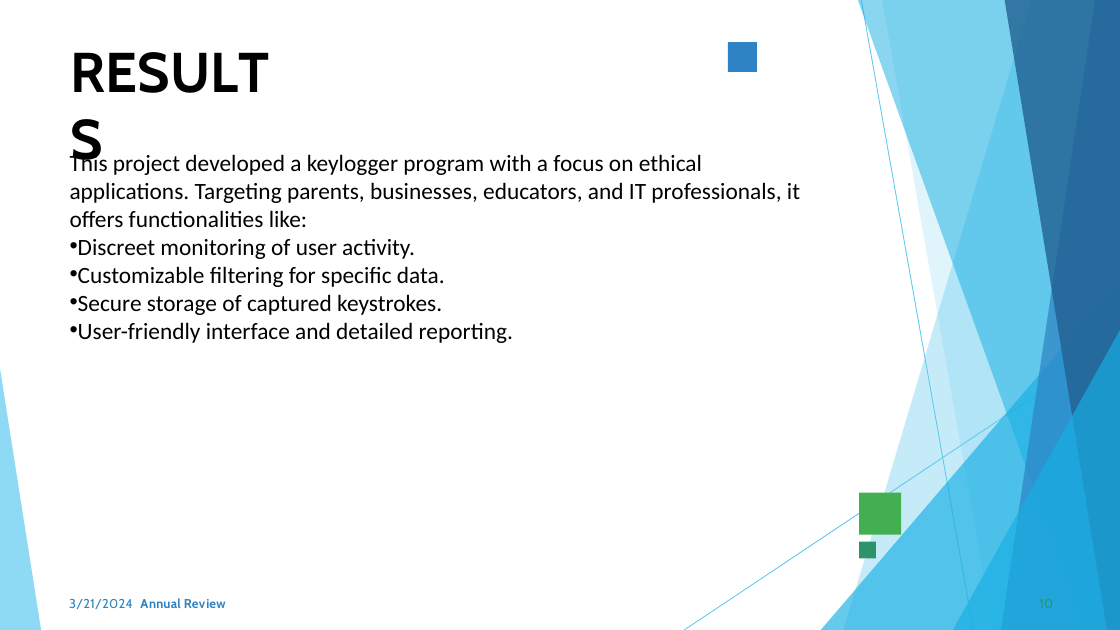
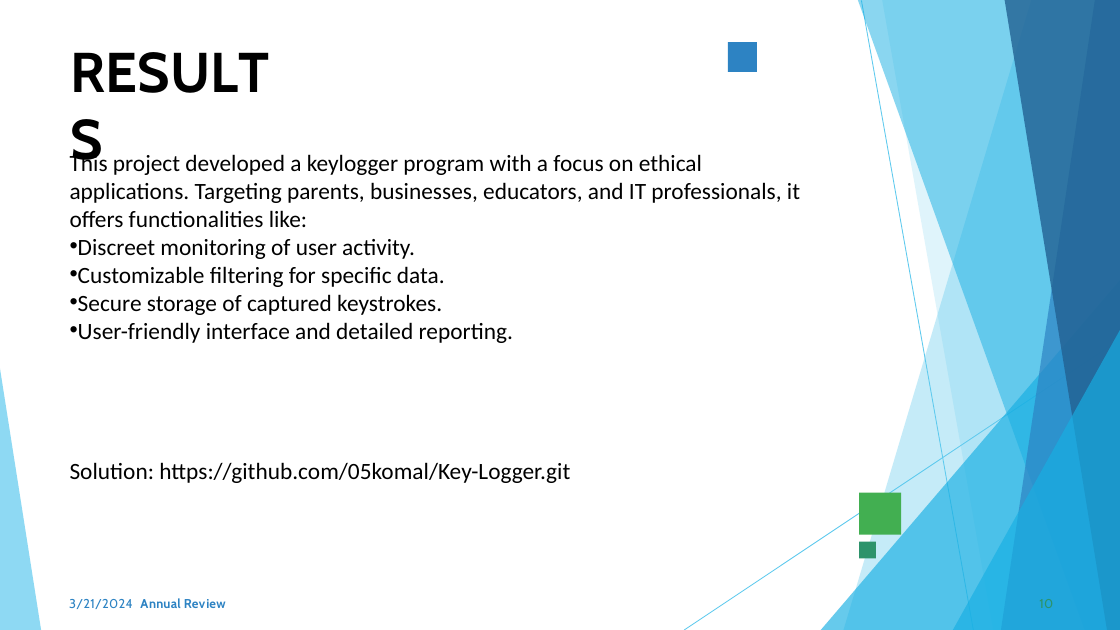
Before and after one commit to 05komal/Key-Logger, a slide deck: slide 10 of Presentation.pptx. Drawn at 1120x630 pixels with LibreOffice and Linux fonts; fonts in the diff are those of the drawing. Boxes give left, top, right and bottom in pixels: in the first picture for what was removed or moved away, otherwise in the second. Text is boxed around its words. In the diff, an @@ line names an element or a change of style, - is before the commit and + after.

```diff
--- a/Presentation.pptx
+++ b/Presentation.pptx
@@ text at <box>70,462,570,483</box>: paragraph added @@
+Solution: https://github.com/05komal/Key-Logger.git
```
